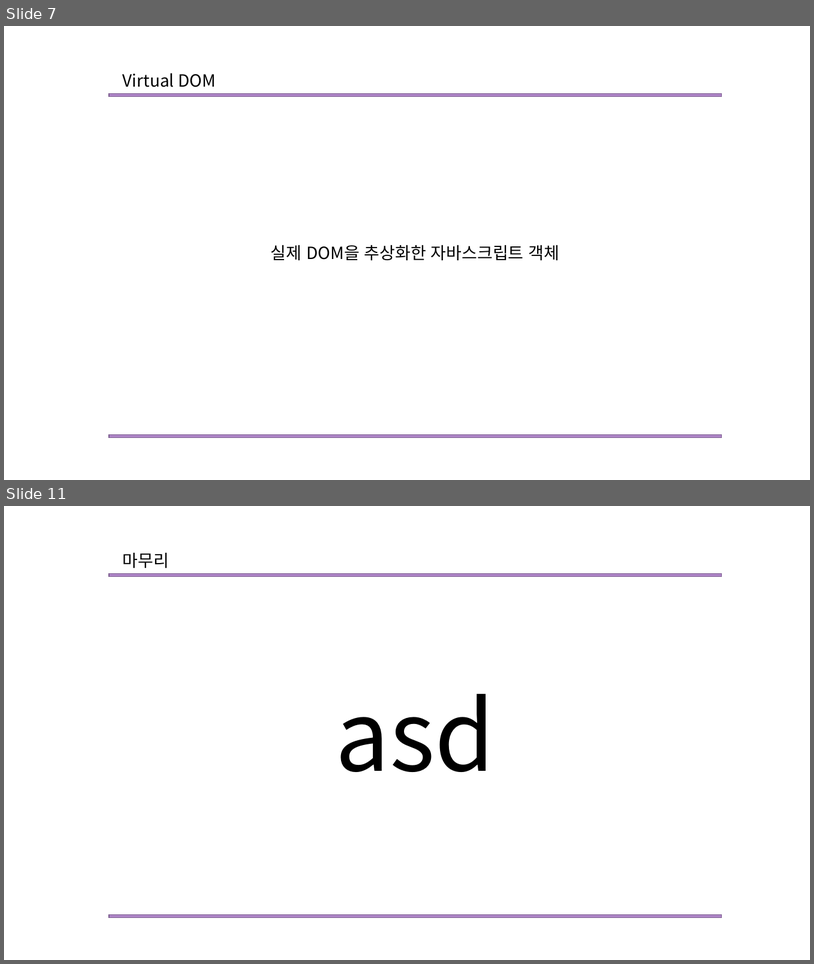
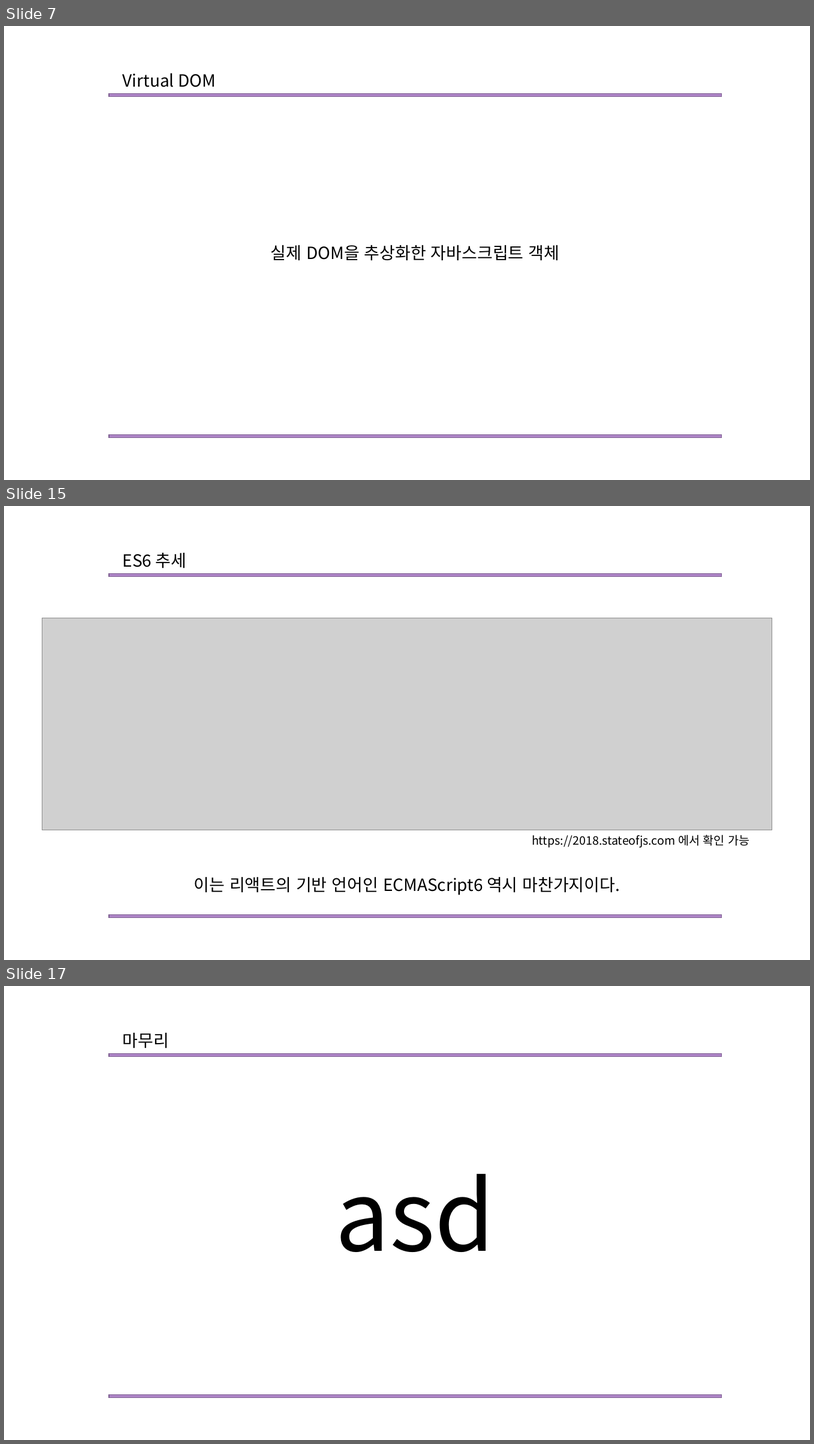
Before and after one commit to Mikusnuz/MyPractice, a slide deck: Study/6. React.pptx. Shown one above the other, each under a label of ours: slides 7 and 11 before the commit, slides 7, 15 and 17 after it; the slides between them are not shown. The pictures are 814x964 and 814x1444 pixels, drawn with LibreOffice and Linux fonts; fonts in the diff are those of the drawing; grey boxes stand for pictures. Boxes give left, top, right and bottom in pixels: in the first picture for what was removed or moved away, otherwise in the second. Text is boxed around its words. In the diff, an @@ line names an element or a change of style, - is before the commit and + after.

```diff
--- a/Study/6. React.pptx
+++ b/Study/6. React.pptx
@@ slide 15 added at bbox=[4, 506, 810, 960], background #FFFFFF @@
@@ text added at bbox=[123, 552, 187, 568], 20 pt, text #000000 @@
+ES6 추세
@@ rectangle added at bbox=[108, 574, 722, 577], fill #AD84C6, outline #806292 1 pt @@
@@ picture added at bbox=[42, 618, 772, 830] @@
@@ text added at bbox=[532, 834, 750, 847], 14 pt, text #000000 @@
+https://2018.stateofjs.com 에서 확인 가능
@@ text added at bbox=[194, 876, 621, 895], 20 pt, text #000000 @@
+이는 리액트의 기반 언어인 ECMAScript6 역시 마찬가지이다.
@@ rectangle added at bbox=[108, 915, 722, 918], fill #AD84C6, outline #806292 1 pt @@
@@ what was slide 11 is now slide 17 @@
```
Also in this commit, not shown: 4 slides changed, 6 other slides added, 1 slide removed, 5 other files.
